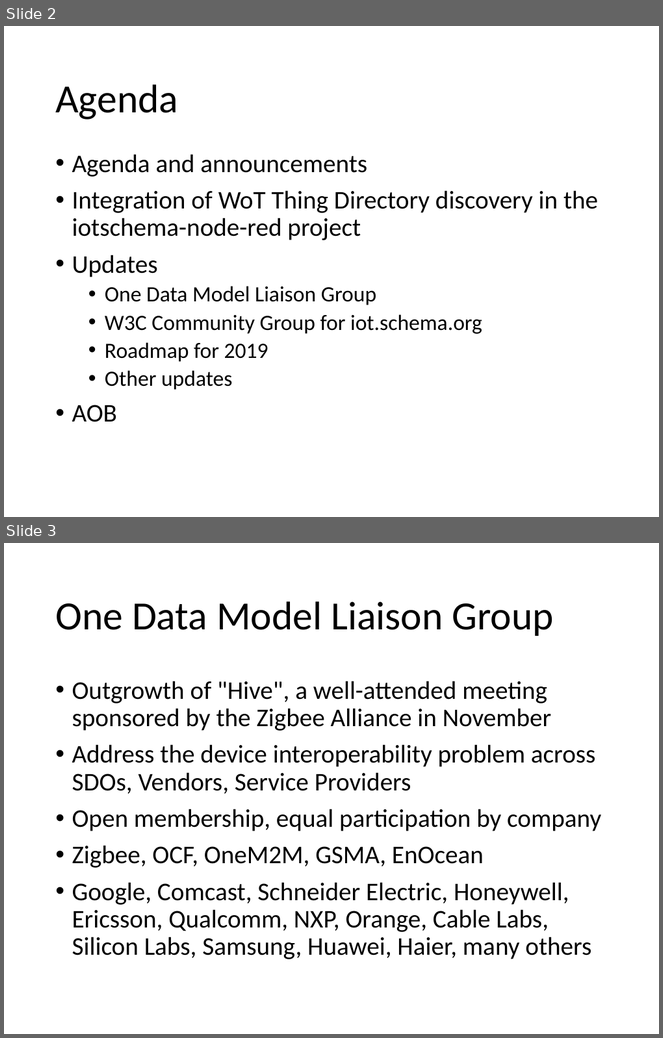
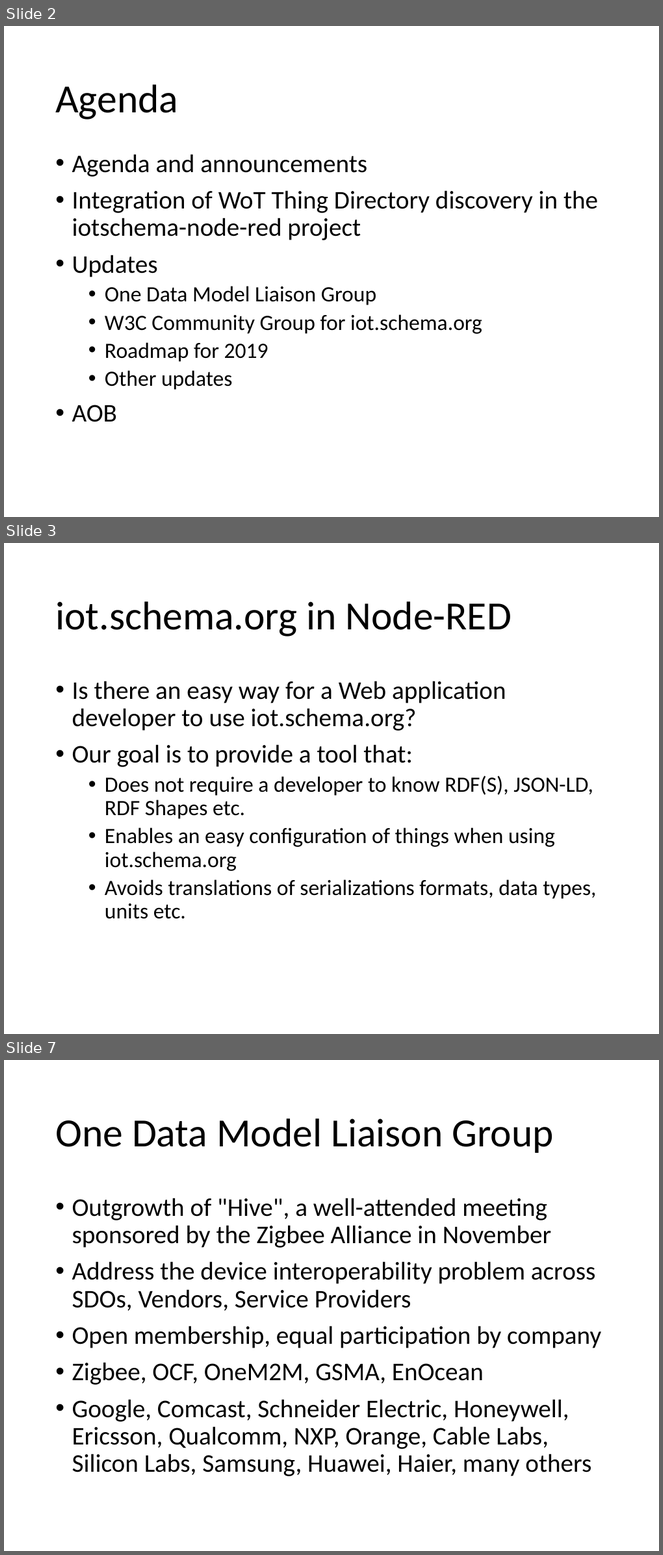
Before and after one commit to iot-schema-collab/teleconferences, a slide deck: iotschema-20190117.pptx. Shown one above the other, each under a label of ours: slides 2 and 3 before the commit, slides 2, 3 and 7 after it; the slides between them are not shown. The pictures are 663x1038 and 663x1555 pixels, drawn with LibreOffice and Linux fonts; fonts in the diff are those of the drawing. Boxes give left, top, right and bottom in pixels: in the first picture for what was removed or moved away, otherwise in the second. Text is boxed around its words. In the diff, an @@ line names an element or a change of style, - is before the commit and + after.

Commit message:
Slides for 2 agenda points added: "Integration of WoT Thing Directory discovery in the iotschema-node-red project", and "Roadmap for 2019".

```diff
--- a/iotschema-20190117.pptx
+++ b/iotschema-20190117.pptx
@@ slide 3 added at (4,543,659,1034), background #FFFFFF @@
@@ title added at (55,601,512,637), 44 pt, text #000000 @@
+iot.schema.org in Node-RED
@@ text added at (72,681,596,919), 24 pt, text #000000 @@
+• Is there an easy way for a Web application developer to use iot.schema.org?
+• Our goal is to provide a tool that:
+  • Does not require a developer to know RDF(S), JSON-LD, RDF Shapes etc.
+  • Enables an easy configuration of things when using iot.schema.org
+  • Avoids translations of serializations formats, data types, units etc.
@@ what was slide 3 is now slide 7 @@
```
Also in this commit, not shown: 5 other slides added, 1 other file.
